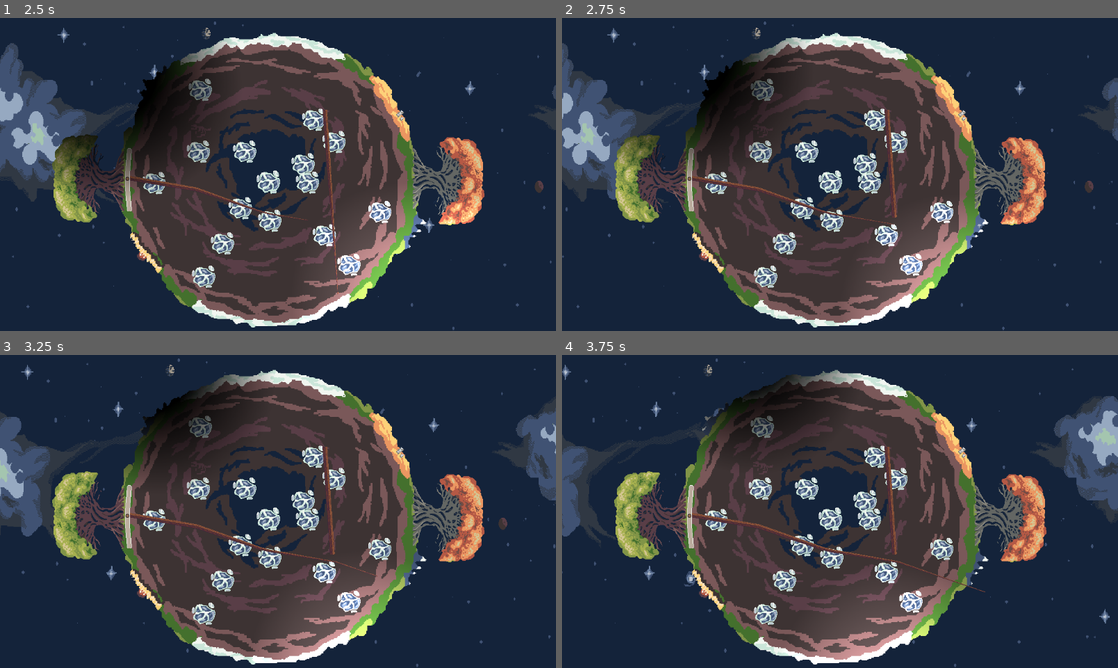
Above: before the commit, frames 1-4 (two rows, left to right).
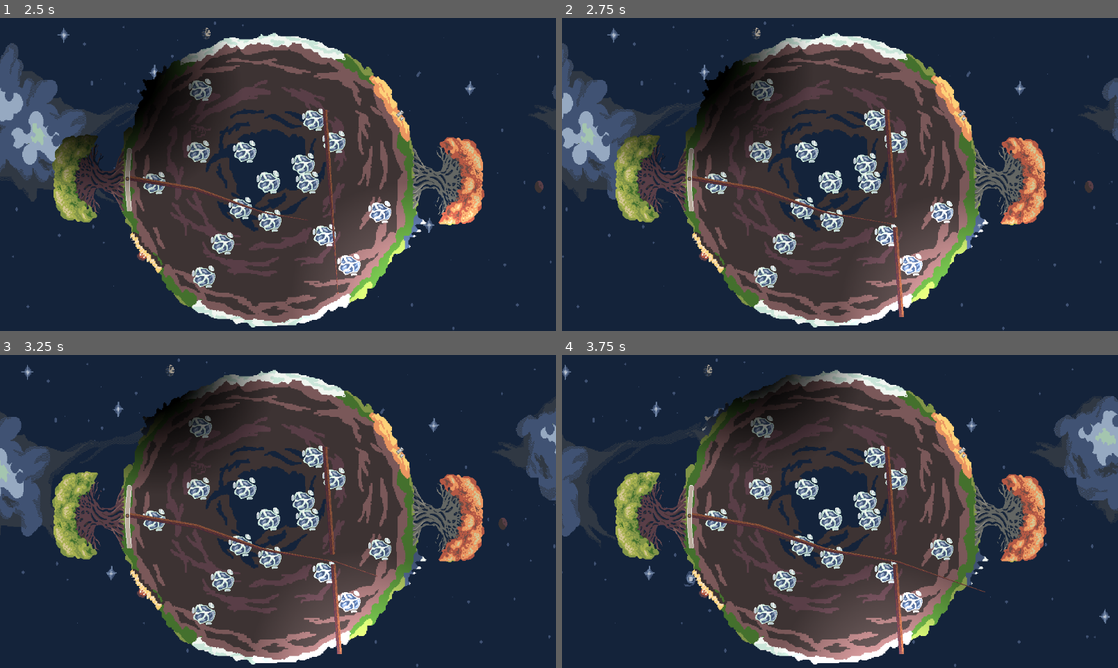
Above: after the commit, the same moments.

Repository: Rotta-Games/ragerootin
Game: Godot game, scene res://main.tscn
Same seed, same stepped clock (60 frames per second), same inputs: the game is played once before the commit and once after it.
Inputs:
- Up to frame 1 (2.5 s): click "New Game" at 0.5 s; hold Right (player1_move_right) 1.28-2.03 s; hold Left (player1_move_left) from 2.03 s (still down)
- Up to frame 2 (2.75 s): keep holding Left (player1_move_left)
- Up to frame 3 (3.25 s): release Left (player1_move_left) at 2.78 s; hold Right (player1_move_right) from 2.78 s (still down)
- Up to frame 4 (3.75 s): keep holding Right (player1_move_right)

Frame 1 is identical in both runs. In frame 2, 0.2% of the frame differs, in the area x 59-62%, y 66-96%; in frame 3, 0.2%; in frame 4, 0.2%.

Commit message:
root dead split

Diff:
--- a/root.gd
+++ b/root.gd
@@ -72,10 +72,23 @@
 func _on_body_area_shape_entered(area_rid:RID, area:Area2D, area_shape_index:int, local_shape_index:int):
 	if area.name == "HeadArea":
 		timer.stop()
+
+		var dead_line = line.duplicate()
+		dead_line.width_curve = null
+		for child in dead_line.get_children():
+			child.queue_free()
+
+		for i in range(local_shape_index + 1):
+			dead_line.remove_point(0)
+
+		call_deferred("add_child", dead_line)
+
 		while line.points.size() > local_shape_index + 1:
 			line.remove_point(line.points.size()-1)
 			body.remove_child(body.get_child(-1))
-			if line.has_node("HeadArea"):
-				head.queue_free()
+
+		if line.has_node("HeadArea"):
+			head.queue_free()
+
 		self.alive = false
 		line.width_curve = null
